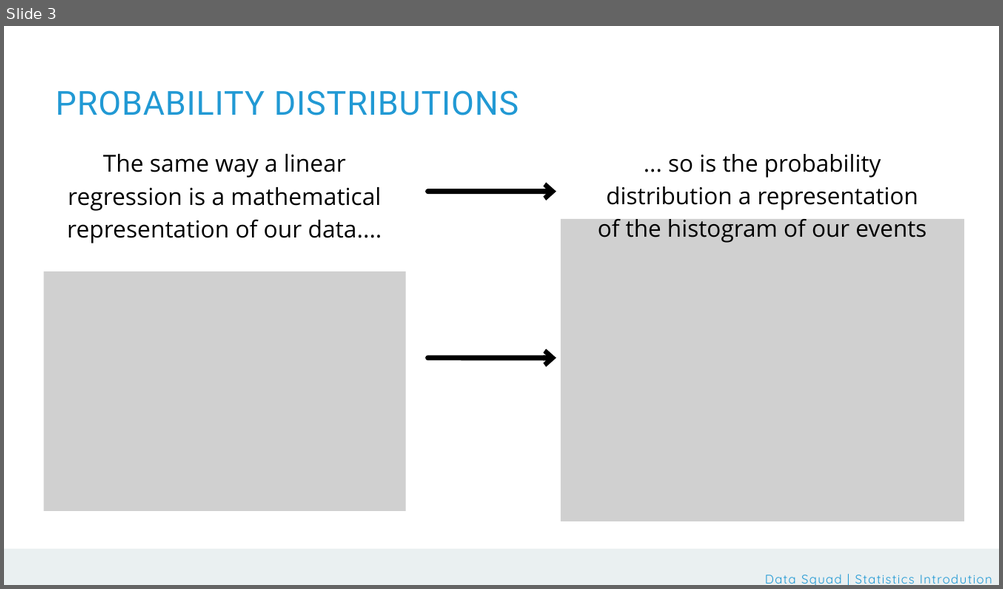
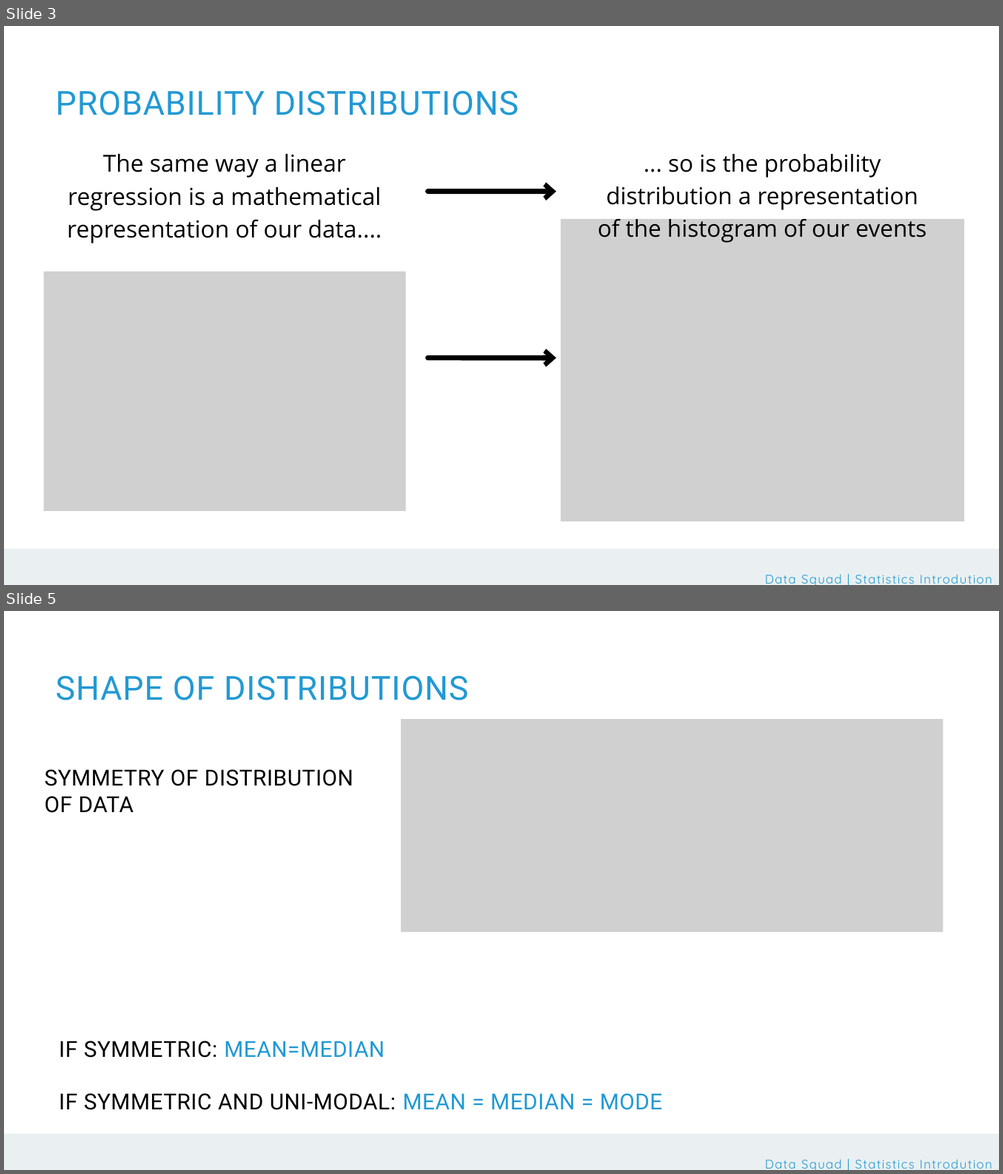
Before and after one commit to DSML-bootcamp/w4-nbs, a slide deck: D1/5. Probability Distributions.pptx. Shown one above the other, each under a label of ours: slide 3 before the commit, slides 3 and 5 after it; the slides between them are not shown. The pictures are 1003x589 and 1003x1174 pixels, drawn with LibreOffice and Linux fonts; fonts in the diff are those of the drawing; grey boxes stand for pictures; background and template pictures are left out. Boxes give left, top, right and bottom in pixels: in the first picture for what was removed or moved away, otherwise in the second. Text is boxed around its words. In the diff, an @@ line names an element or a change of style, - is before the commit and + after.

```diff
--- a/D1/5. Probability Distributions.pptx
+++ b/D1/5. Probability Distributions.pptx
@@ slide 5 added at (4, 611, 999, 1170), background picture (left out) @@
@@ text added at (56, 675, 468, 701), 24 pt, text #2199D4 @@
+SHAPE OF DISTRIBUTIONS
@@ picture added at (401, 719, 943, 932) @@
@@ text added at (45, 769, 353, 813), 16 pt, text #000000 @@
+SYMMETRY OF DISTRIBUTION OF DATA
@@ text added at (59, 1041, 384, 1058), 16 pt, text #000000 @@
+IF SYMMETRIC: MEAN=MEDIAN
@@ text added at (59, 1093, 663, 1111), 16 pt, text #000000 @@
+IF SYMMETRIC AND UNI-MODAL: MEAN = MEDIAN = MODE
@@ rectangle added at (4, 1134, 999, 1170), fill #EAF0F1 @@
@@ rectangle added at (4, 1144, 999, 1170), fill #EAF0F1 @@
@@ text added at (754, 1159, 982, 1163), 9 pt, text #2199D4 @@
+Data Squad | Statistics Introdution
@@ text added at (765, 1159, 992, 1170), 9 pt, text #2199D4 @@
+Data Squad | Statistics Introdution
```
Also in this commit, not shown: 16 other slides added, 1 other file.
